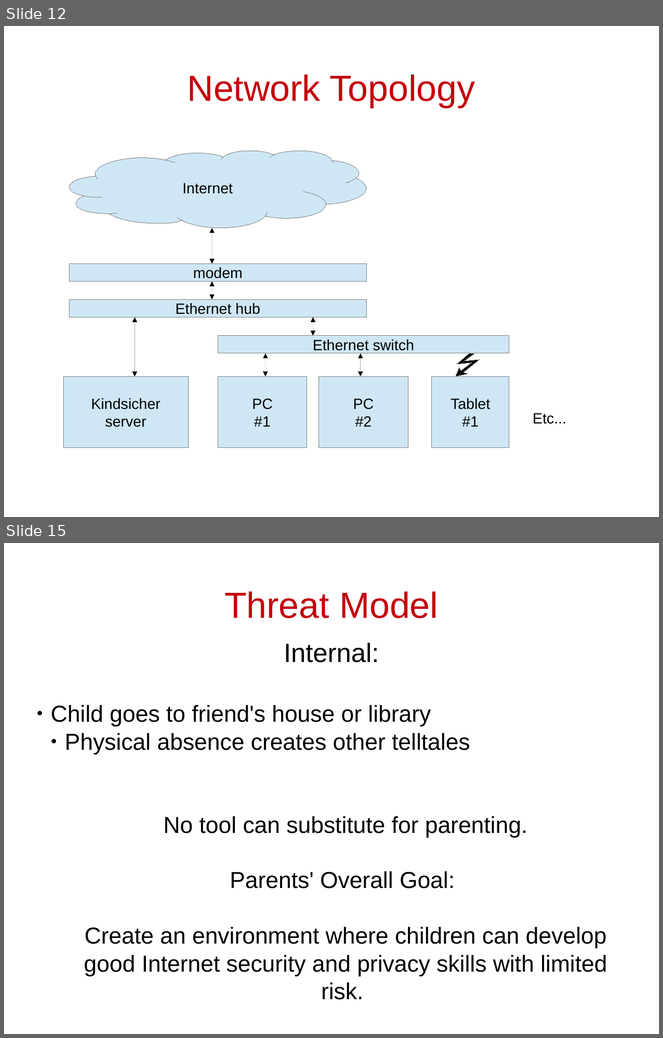
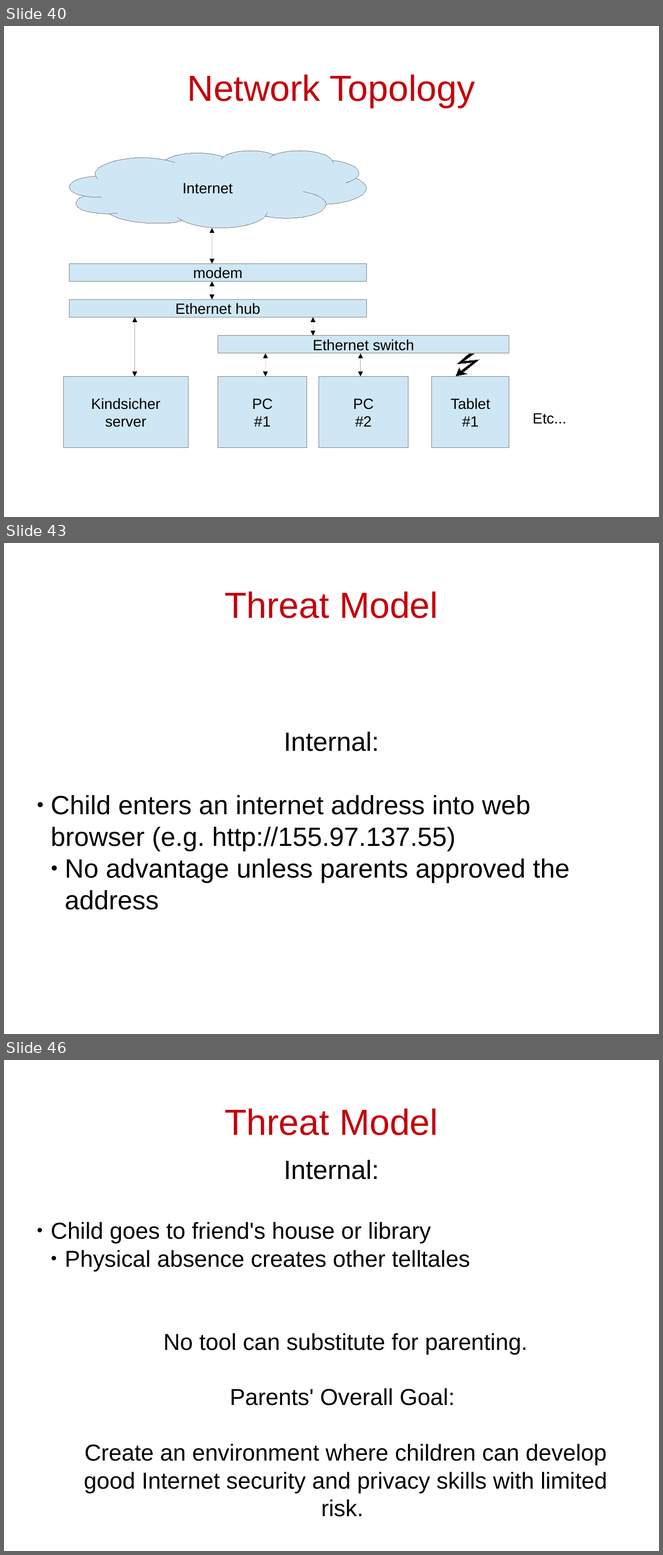
Before and after one commit to cschreiner/kindsicher, a slide deck: proj/presentation_dec09/combined.odp. Shown one above the other, each under a label of ours: slides 12 and 15 before the commit, slides 40, 43 and 46 after it; the slides between them are not shown. The pictures are 663x1038 and 663x1555 pixels, drawn with LibreOffice and Linux fonts; fonts in the diff are those of the drawing. Boxes give left, top, right and bottom in pixels: in the first picture for what was removed or moved away, otherwise in the second. Text is boxed around its words. In the diff, an @@ line names an element or a change of style, - is before the commit and + after.

```diff
--- a/proj/presentation_dec09/combined.odp
+++ b/proj/presentation_dec09/combined.odp
@@ slide 43 added at <box>4,543,659,1034</box>, background #FFFFFF @@
@@ title added at <box>224,591,438,618</box>, 44 pt, text #C5000B @@
+Threat Model
@@ subtitle added at <box>51,732,570,910</box>, 32 pt, text #000000 @@
+Internal:
+● Child enters an internet address into web browser (e.g. http://155.97.137.55)
+  ● No advantage unless parents approved the address
@@ what was slide 12 is now slide 40 @@
@@ what was slide 15 is now slide 46 @@
```
Also in this commit, not shown: 11 slides changed, 30 other slides added.
